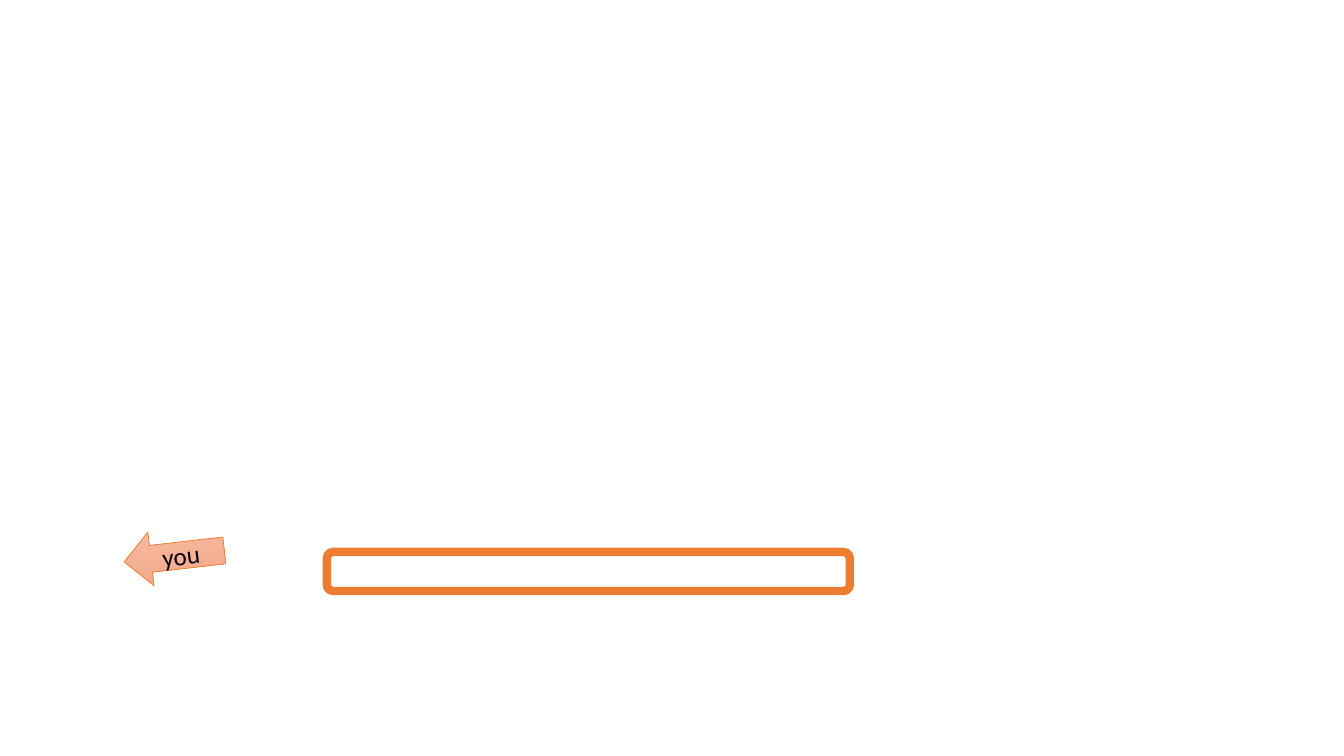
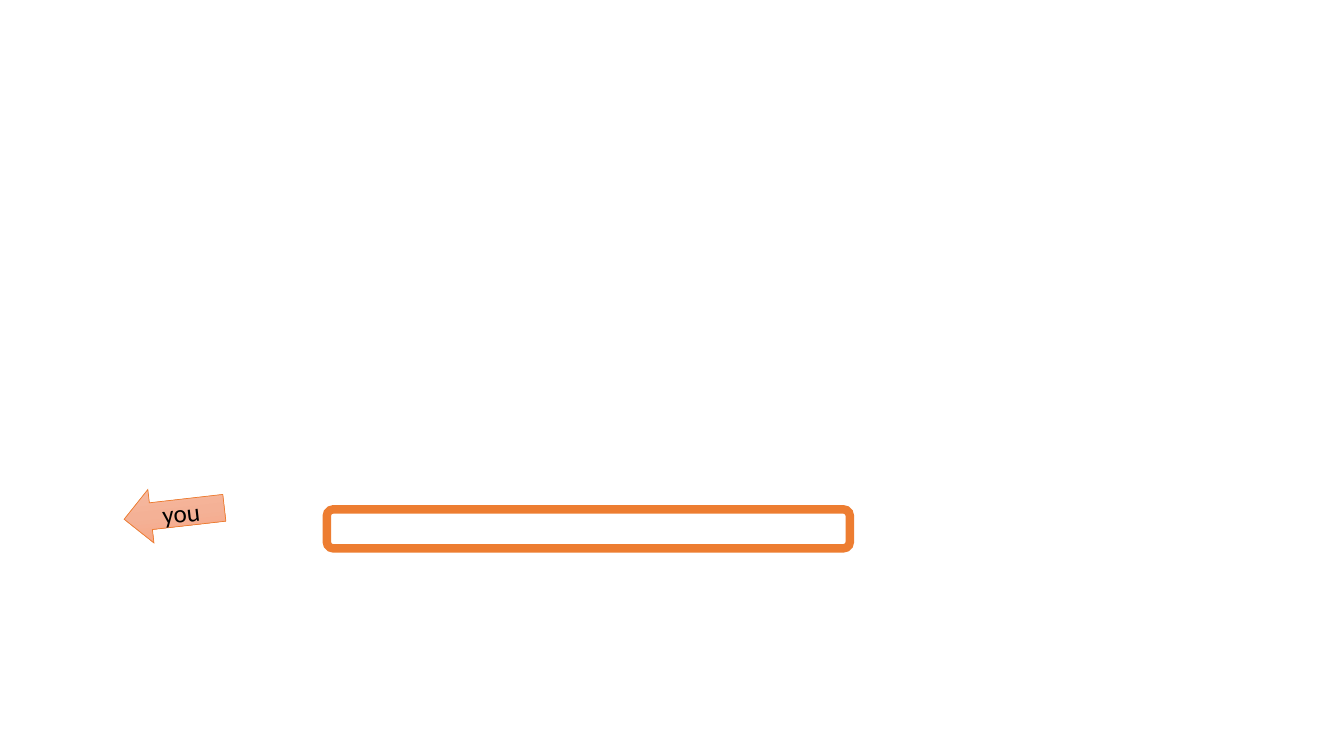
Before and after one commit to GeorgLink/georglink.github.io, a slide deck: slide 63 of study/Tutorial.pptx. Drawn at 1344x756 pixels with LibreOffice and Linux fonts; fonts in the diff are those of the drawing; background and template pictures are left out. Boxes give left, top, right and bottom in pixels: in the first picture for what was removed or moved away, otherwise in the second. Text is boxed around its words. In the diff, an @@ line names an element or a change of style, - is before the commit and + after.

```diff
--- a/study/Tutorial.pptx
+++ b/study/Tutorial.pptx
@@ left arrow "you": place and size @@
-left arrow "you" at <box>121,524,228,588</box>
+left arrow "you" at <box>121,481,228,546</box>
@@ rounded rectangle: place and size @@
-rounded rectangle at <box>327,553,850,592</box>
+rounded rectangle at <box>327,509,850,548</box>
@@ rectangle added at <box>0,547,1344,578</box>, fill #FFFFFF, outline #FFFFFF 1 pt @@
```
Also in this commit, not shown: 4 other slides changed, 4 slides added, 4 slides removed, 1 other file.
